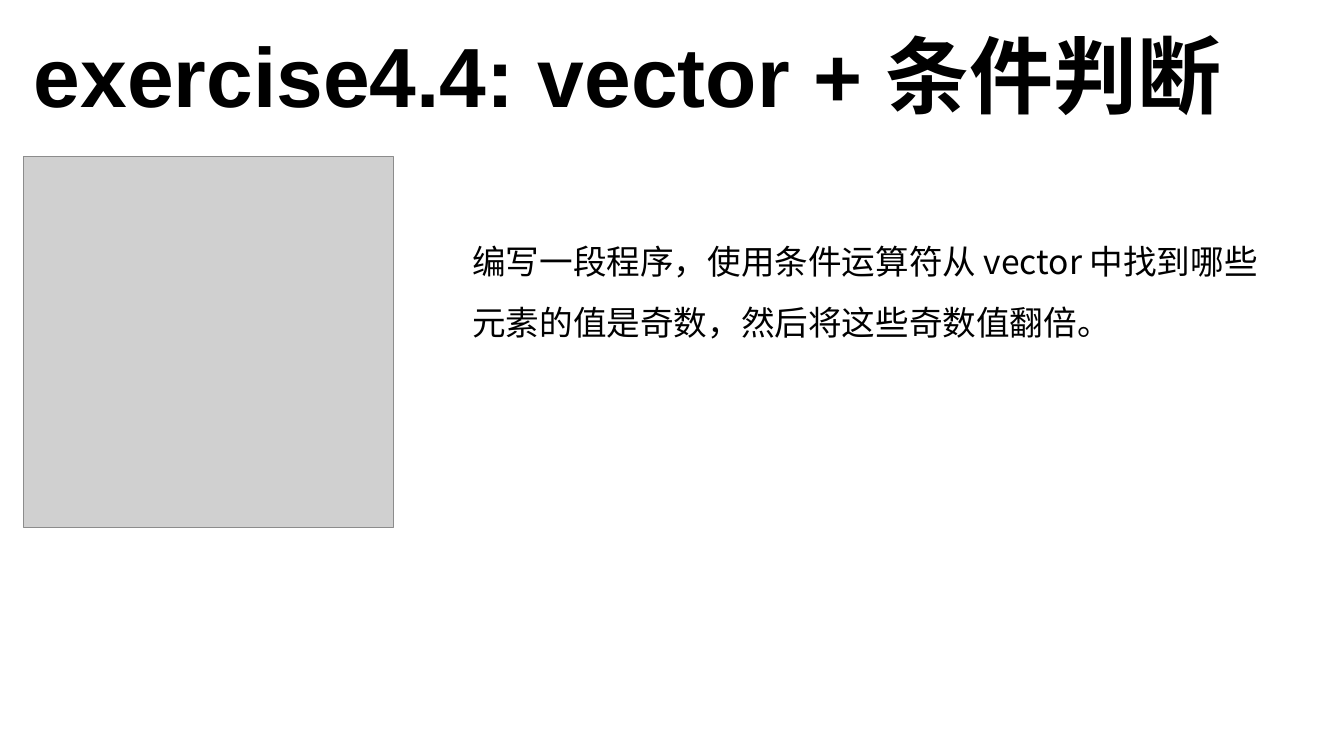
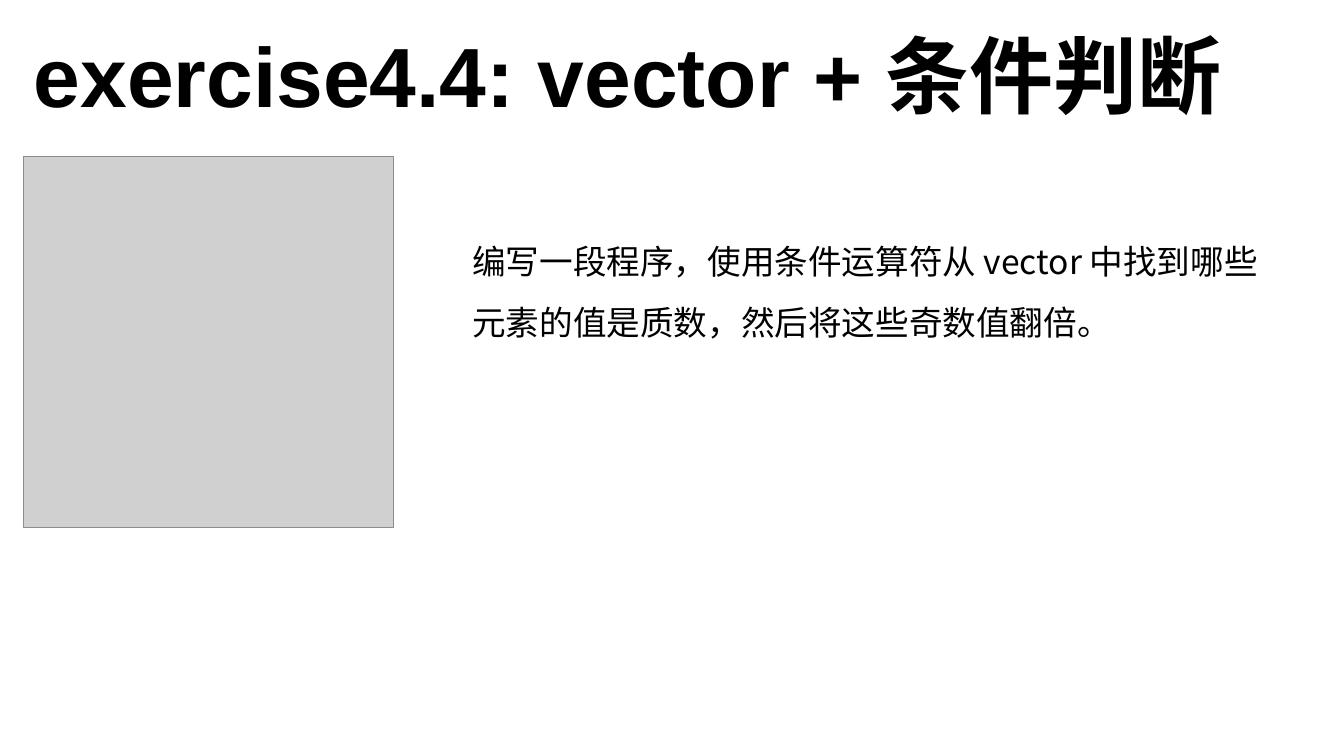
Before and after one commit to 3417725275/CPP_Study, a slide deck: slide 26 of C++课件.pptx. Drawn at 1344x756 pixels with LibreOffice and Linux fonts; fonts in the diff are those of the drawing; grey boxes stand for pictures. Boxes give left, top, right and bottom in pixels: in the first picture for what was removed or moved away, otherwise in the second. Text is boxed around its words. In the diff, an @@ line names an element or a change of style, - is before the commit and + after.

```diff
--- a/C++课件.pptx
+++ b/C++课件.pptx
@@ text at bbox=[472, 245, 1258, 339]: text changed @@
-编写一段程序，使用条件运算符从 vector 中找到哪些元素的值是奇数，然后将这些奇数值翻倍。
+编写一段程序，使用条件运算符从 vector 中找到哪些元素的值是质数，然后将这些奇数值翻倍。
```
Also in this commit, not shown: 2 other slides changed, 4 other files.
